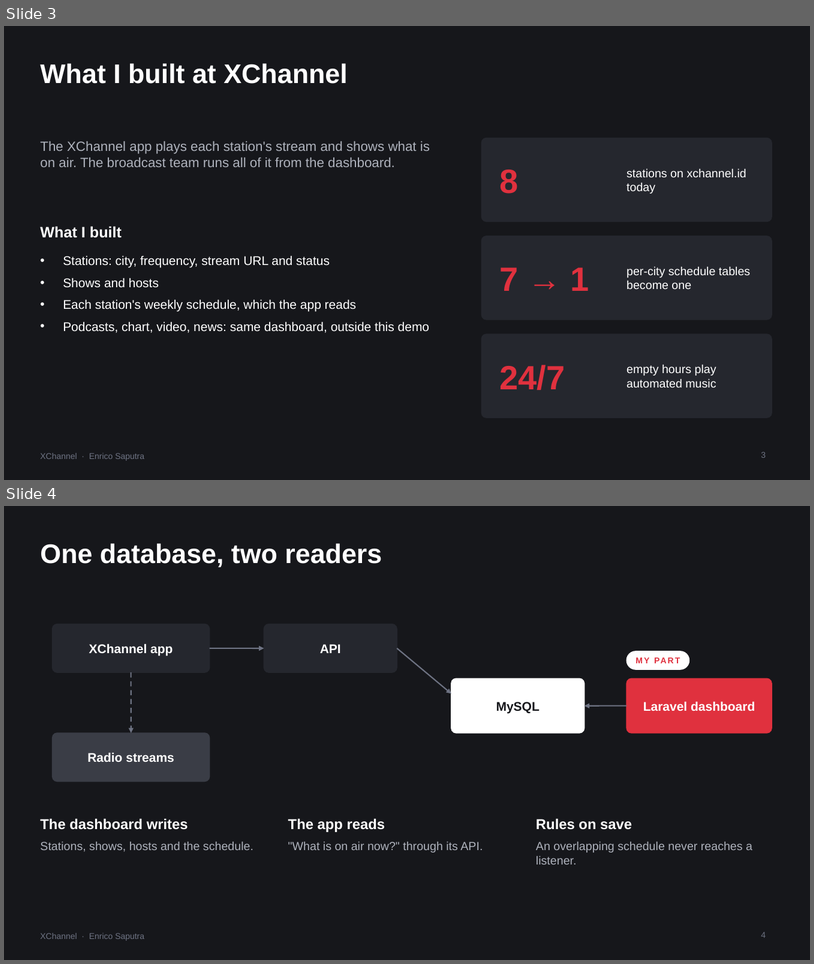
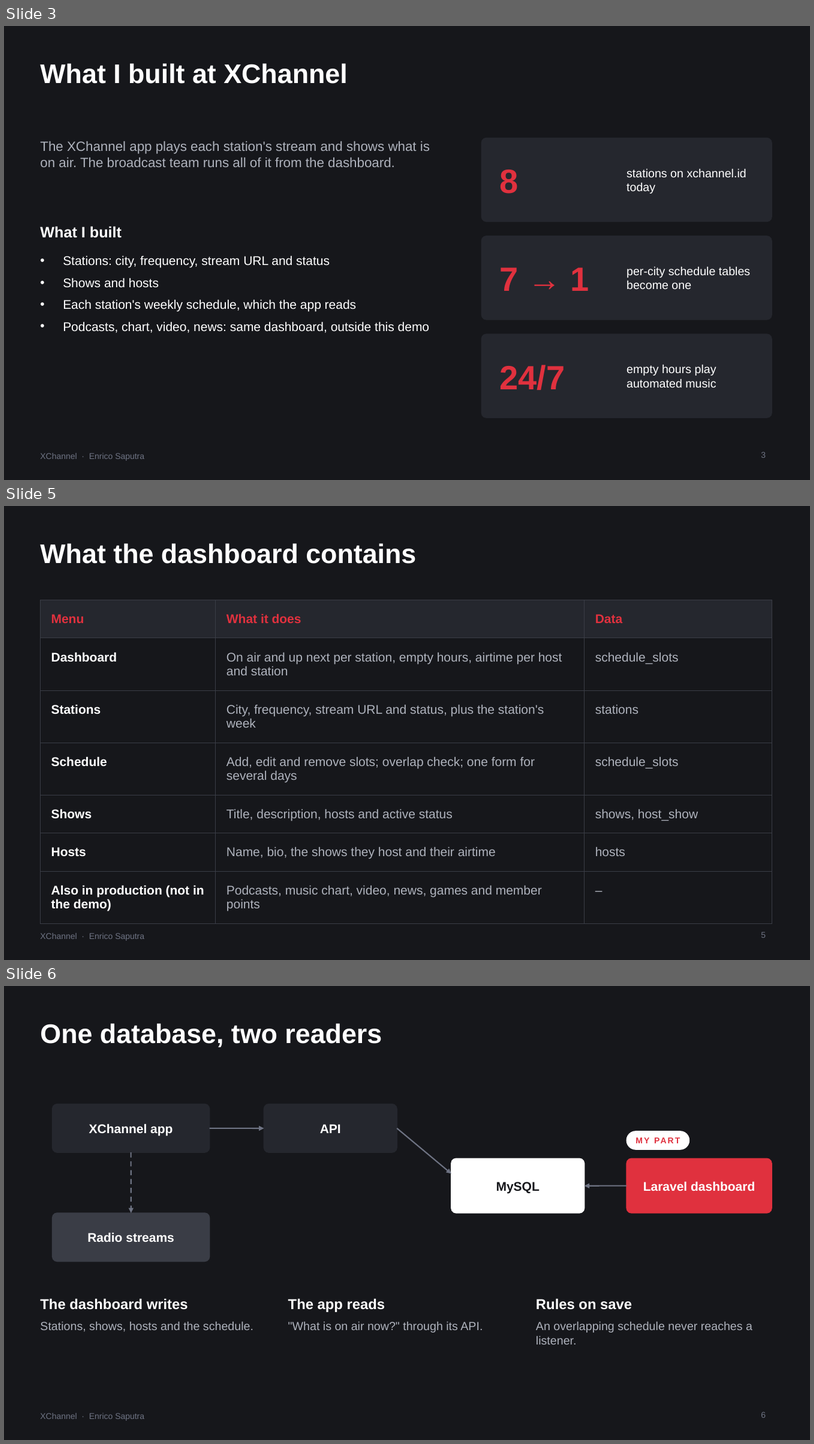
Before and after one commit to Enricosaputra/xchannel-dashboard-demo, a slide deck: docs/XChannel-walkthrough.pptx. Shown one above the other, each under a label of ours: slides 3 and 4 before the commit, slides 3, 5 and 6 after it; the slides between them are not shown. The pictures are 814x964 and 814x1444 pixels, drawn with LibreOffice and Linux fonts; fonts in the diff are those of the drawing. Boxes give left, top, right and bottom in pixels: in the first picture for what was removed or moved away, otherwise in the second. Text is boxed around its words. In the diff, an @@ line names an element or a change of style, - is before the commit and + after.

Commit message:
Decks: explain the app first (who uses it, user journey, dashboard menus)

```diff
--- a/docs/XChannel-walkthrough.pptx
+++ b/docs/XChannel-walkthrough.pptx
@@ slide 5 added at <box>4,506,810,960</box>, background #16171B; not listed: 1 template element that a slide beside it also shows @@
@@ title added at <box>40,543,416,564</box>, 32 pt, text #FFFFFF, bold @@
+What the dashboard contains
@@ table added at <box>40,600,772,913</box>, 7 rows, 3 columns @@
+Menu | What it does | Data
+Dashboard | On air and up next per station, empty hours, airtime per host and station | schedule_slots
+Stations | City, frequency, stream URL and status, plus the station's week | stations
+Schedule | Add, edit and remove slots; overlap check; one form for several days | schedule_slots
+Shows | Title, description, hosts and active status | shows, host_show
+Hosts | Name, bio, the shows they host and their airtime | hosts
+Also in production (not in the demo) | Podcasts, music chart, video, news, games and member points | –
@@ page number added at <box>761,931,766,937</box>, 10 pt, text #6E7383 @@
+5
@@ what was slide 4 is now slide 6 @@
@@ page number at <box>761,1411,766,1417</box>: text changed @@
-4
+6
```
Also in this commit, not shown: 1 other slide added, 7 other files.
